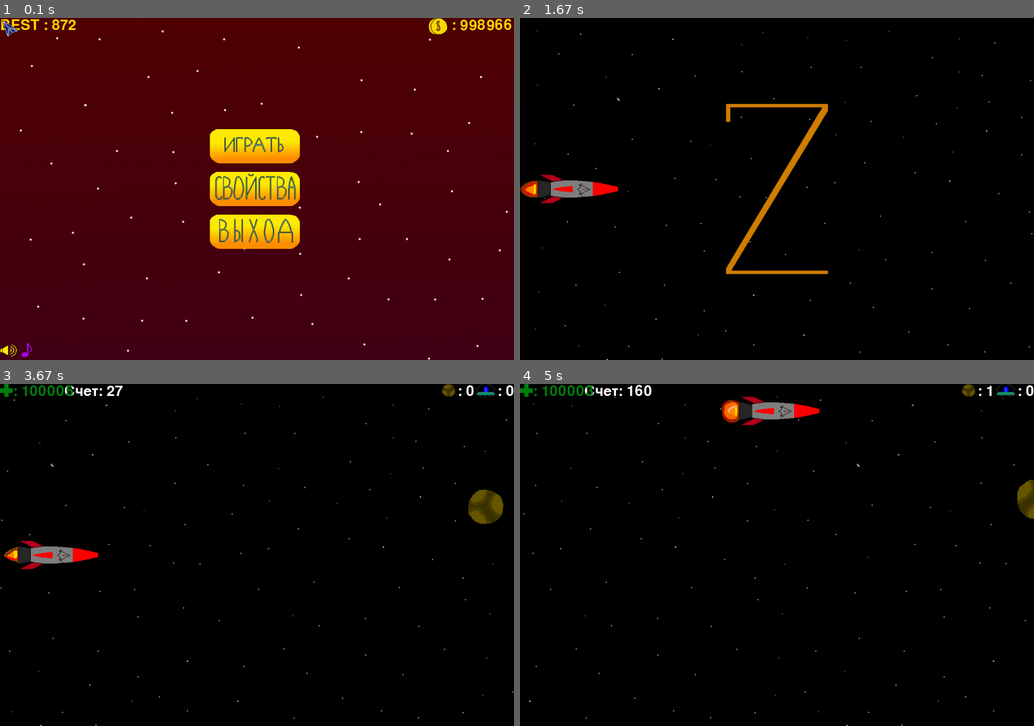
Above: before the commit, frames 1-4 (two rows, left to right).
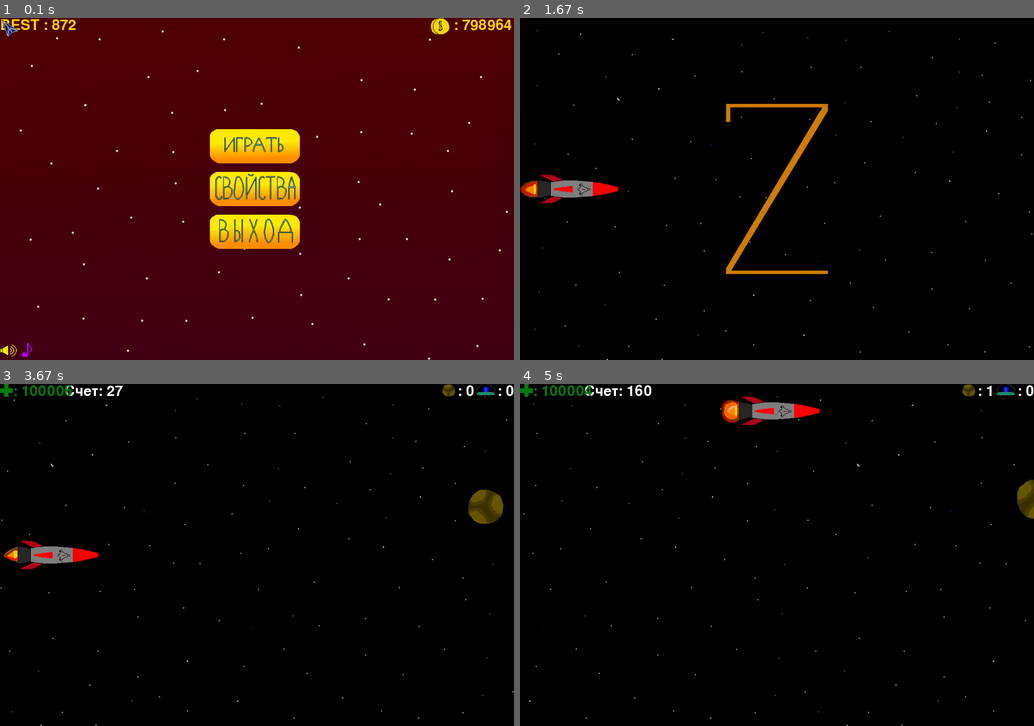
Above: after the commit, the same moments.

Repository: PismerovKir/YandexPygameProject
Game: pygame game, started from Тест прога.py
Same seed, same stepped clock (60 frames per second), same inputs: the game is played once before the commit and once after it.
Inputs (mouse positions are in pixels of both pictures, inside the frame that each line leads up to):
- Up to frame 1 (0.1 s): no input
- Up to frame 2 (1.67 s): click (777, 147) at 0.38 s
- Up to frame 3 (3.67 s): hold Left from 3.35 s (still down)
- Up to frame 4 (5 s): release Left at 3.93 s; hold Up 3.97-4.33 s; hold Right from 4.37 s (still down)

The runs differ from the first frame. In frame 1, 0.3% of the frame differs, in the area x 83-100%, y 0-5%; in frame 2, nothing differs; in frame 3, less than 0.1%; in frame 4, less than 0.1%.

Commit message:
Анти-вылет

Diff:
--- a/data/gamedata.txt
+++ b/data/gamedata.txt
@@ -1,5 +1,5 @@
 872
-    998966
-    100000
+    798964
+    100001
     14
     9
--- a/Тест прога.py
+++ b/Тест прога.py
@@ -5,7 +5,7 @@
 pygame.init()
 
 files = ['alien.png', 'alienbang.wav', 'alienbang1.png', 'alienbang2.png', 'alienbang3.png', 'alienbang4.png',
-         'alienbang5.png', 'alienpew.wav', 'bip.wav', 'body.png', 'ButtoContinue.png', 'ButtonContinue.png',
+         'alienbang5.png', 'alienpew.wav', 'body.png', 'ButtoContinue.png', 'ButtonContinue.png',
          'ButtonExit.png', 'ButtonGoBack.png', 'ButtonMenu.png', 'ButtonMusicOff.png', 'ButtonMusicOn.png',
          'ButtonPlay.png', 'ButtonPlus.png', 'ButtonReplay.png', 'ButtonSoundOff.png', 'ButtonSoundOn.png',
          'ButtonUpgrade.png', 'buyUpgrade.wav', 'Coin.png', 'count.wav', 'Cursor.png', 'ExitButton.png',
@@ -1016,11 +1016,11 @@
                 else:
                     prev_alien = SCORE
 
-            if background_rect.right == 0:
-                background_rect.x = WIDTH
-
-            if background_rect2.right == 0:
-                background_rect2.x = WIDTH
+            if background_rect.right < 0:
+                background_rect.x = background_rect2.right
+
+            if background_rect2.right < 0:
+                background_rect2.x = background_rect.right
 
             background_rect.x -= 4 + SCORE // 6000
             background_rect2.x -= 4 + SCORE // 6000
Not shown, removed: data/bip.wav
